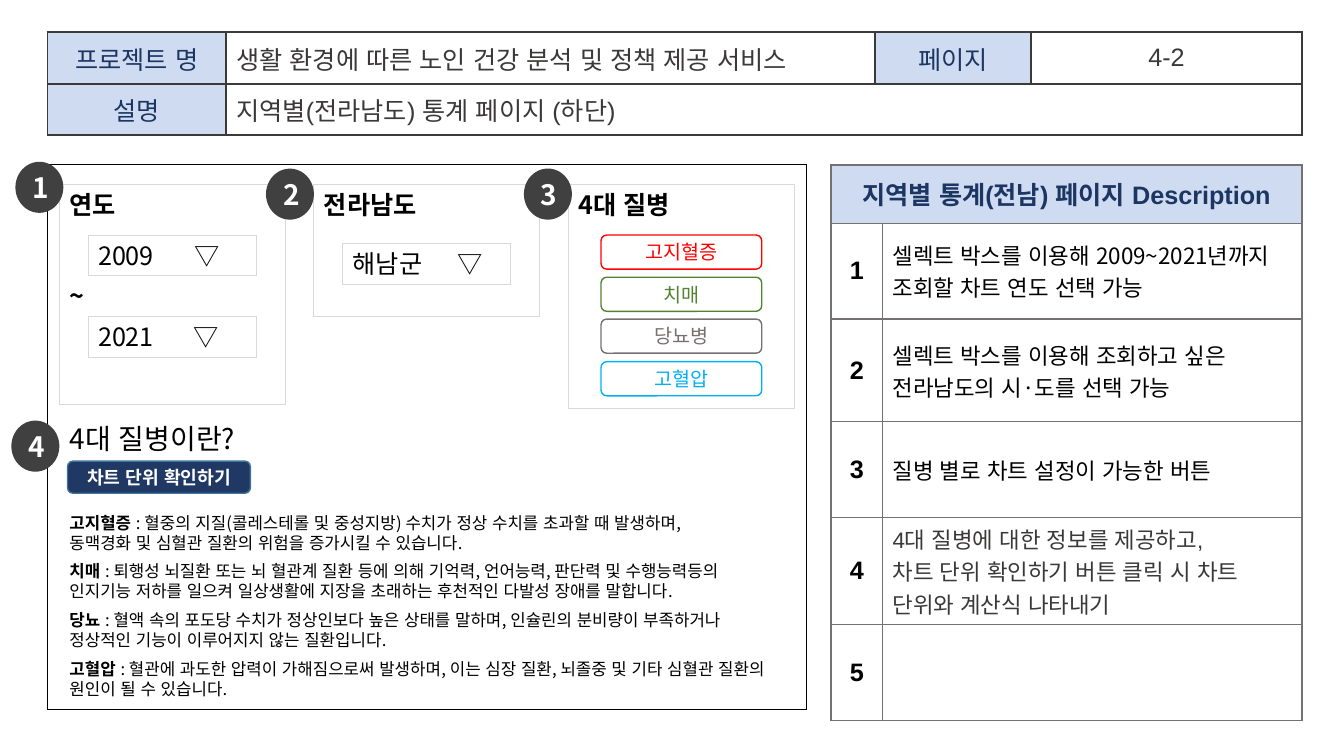
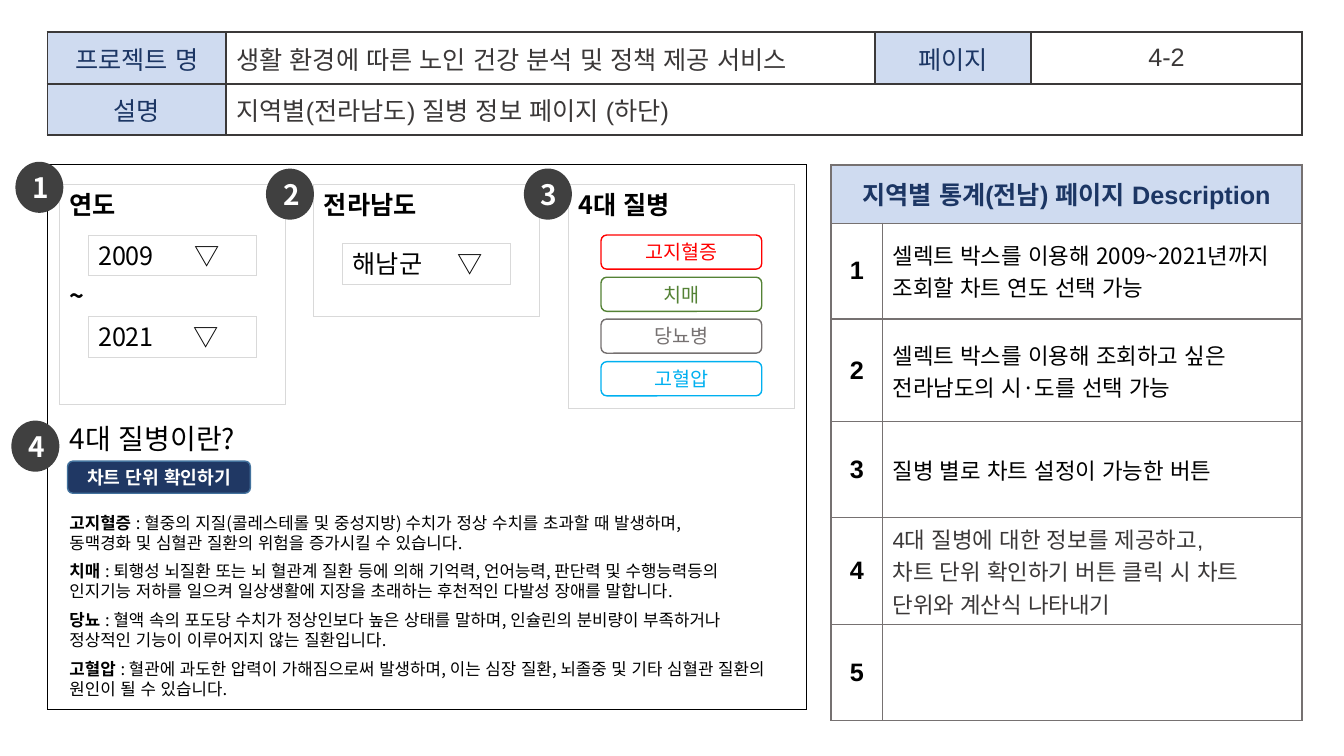
Before and after one commit to p1p2p1/Project_DLT, a slide deck: slide 19 of project_1/4. 화면설계서/2조_화면설계서_V0.7.pptx. Drawn at 1344x756 pixels with LibreOffice and Linux fonts; fonts in the diff are those of the drawing. Boxes give left, top, right and bottom in pixels: in the first picture for what was removed or moved away, otherwise in the second. Text is boxed around its words. In the diff, an @@ line names an element or a change of style, - is before the commit and + after.

```diff
--- a/project_1/4. 화면설계서/2조_화면설계서_V0.7.pptx
+++ b/project_1/4. 화면설계서/2조_화면설계서_V0.7.pptx
@@ table at (x1=47, y1=32, x2=1303, y2=135) @@
-row 2, column 2: 지역별(전라남도) 통계 페이지 (하단)
+row 2, column 2: 지역별(전라남도) 질병 정보 페이지 (하단)
```
Also in this commit, not shown: 15 other slides changed.
